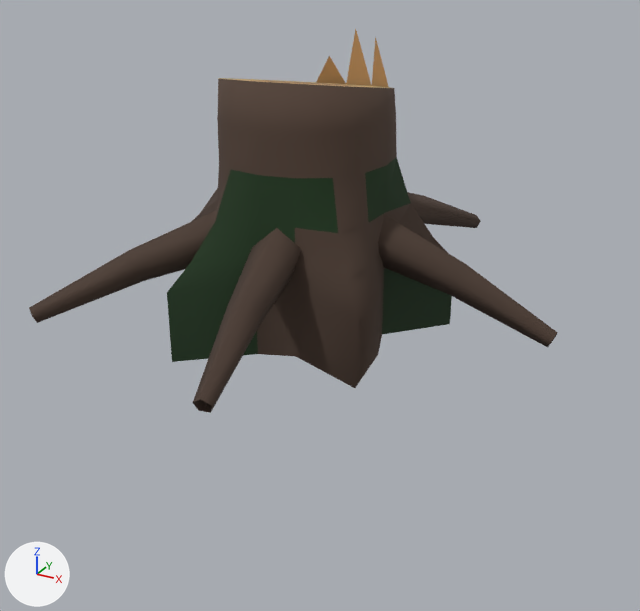
What one commit did to the glTF model assets/nature/stump.glb.
The view is the same before and after, from a 50 mm lens placed at (1.48, -2.59, 1.1), pointed at (0.05, 0.0, -0.19). Arrows for +X, +Y and +Z are at lower left; the lights stay in place. The picture after the commit comes second. Objects named as collision shapes, trigger or cutter boxes, shadow casters or lower levels of detail are left out. Vertices at exactly the same position are counted once.

Names of what the first picture shows: 'LOD0'.
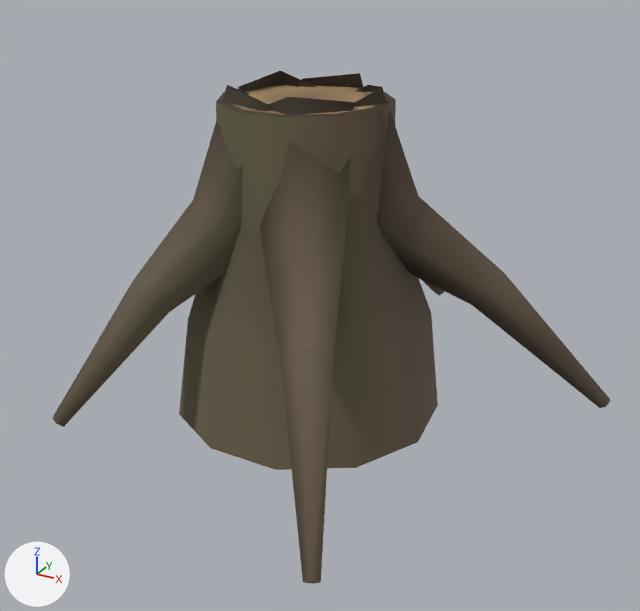
What differs and where, as boxes (x1, y1, x2, y2) in the pictures (640 x 611 px):
'LOD0', recoloured, reshaped (34% taller): before (29, 29, 558, 413); after (52, 71, 611, 584)
part 1 of me_lod0, rebuilt (9% narrower, 7% taller): before (167, 29, 452, 388); after (179, 85, 438, 470)
part 2 of me_lod0, added (brown): after (354, 85, 611, 408)
part 3 of me_lod0, added: after (294, 73, 445, 296)
part 4 of me_lod0, added: after (238, 71, 318, 92)
part 5 of me_lod0, added (brown): after (52, 85, 273, 427)
part 6 of me_lod0, added (brown): after (260, 97, 354, 584)
part 7 of me_lod0, deleted (brown): before (193, 228, 301, 413)
part 8 of me_lod0, deleted (brown): before (378, 215, 558, 347)
part 9 of me_lod0, deleted: before (29, 192, 481, 323)

Edits to the bpy script that builds the scene:
```text
Change mat_bark:
    where n0 = _N.new('ShaderNodeBsdfPrincipled'); n0.name = 'Principled BSDF'
    n0.inputs[2].default_value: 0.92 -> 0.85  # 'Roughness'
    remove n2 = _N.new('ShaderNodeMix'); n2.name = 'Mix'
    remove n2.data_type = 'RGBA'
    remove n2.blend_type = 'MULTIPLY'
    remove n2.inputs[0].default_value = 1.0  # 'Factor'
    remove n2.inputs[7].default_value = (0.434, 0.144, 0.0482, 1.0)  # 'B', brown #b06a3e
    where n3 = _N.new('ShaderNodeVertexColor'); n3.name = 'Color Attribute'
    remove _L.new(n2.outputs[2], n0.inputs[0])  # 'Result' to 'Base Color'
    remove _L.new(n3.outputs[0], n2.inputs[6])  # 'Color' to 'A'
    add _L.new(n3.outputs[0], n0.inputs[0])  # 'Color' to 'Base Color'
Change mat_wood:
    remove n2 = _N.new('ShaderNodeMix'); n2.name = 'Mix'
    remove n2.data_type = 'RGBA'
    remove n2.blend_type = 'MULTIPLY'
    remove n2.inputs[0].default_value = 1.0  # 'Factor'
    remove n2.inputs[7].default_value = (0.578, 0.352, 0.15, 1.0)  # 'B', orange #c8a06c
    where n0 = _N.new('ShaderNodeBsdfPrincipled'); n0.name = 'Principled BSDF'
    where n3 = _N.new('ShaderNodeVertexColor'); n3.name = 'Color Attribute'
    remove _L.new(n2.outputs[2], n0.inputs[0])  # 'Result' to 'Base Color'
    remove _L.new(n3.outputs[0], n2.inputs[6])  # 'Color' to 'A'
    add _L.new(n3.outputs[0], n0.inputs[0])  # 'Color' to 'Base Color'
Change me_lod0:
    used by ob_lod0; location = (0.0, 0.0, 0.0)
    remove me_lod0.from_pydata(...)  # 271 vertices, 471 faces; spans x -0.75..0.92, y -0.91..0.99, z -0.25..0.75
    remove me_lod0.materials.append(mat_moss)
    add me_lod0.from_pydata(...)  # 172 vertices, 296 faces; spans x -1.08..1.04, y -0.97..1.16, z -0.6..0.6
    me_lod0 part 1: the loose piece of 196 vertices spanning x -0.55..0.48, y -0.53..0.47, z -0.25..0.75 is rebuilt with 67 vertices and now spans x -0.49..0.49, y -0.46..0.5, z -0.6..0.55
    me_lod0 part 2: a new loose piece of 21 vertices spanning x -0.05..1.04, y -0.13..0.43, z -0.55..0.6, in mat_bark
    me_lod0 part 3: a new loose piece of 21 vertices spanning x -0.15..0.19, y -0.06..1.16, z -0.56..0.6, in mat_bark
    me_lod0 part 4: a new loose piece of 21 vertices spanning x -1.08..0.08, y -0.13..0.58, z -0.58..0.6, in mat_bark
    me_lod0 part 5: a new loose piece of 21 vertices spanning x -0.59..0.11, y -0.75..0.08, z -0.49..0.6, in mat_bark
    me_lod0 part 6: a new loose piece of 21 vertices spanning x -0.11..0.58, y -0.97..0.07, z -0.55..0.6, in mat_bark
    me_lod0 part 7: the loose piece of 15 vertices spanning x -0.03..0.21, y -0.91..-0.21, z -0.14..0.21 is deleted
    me_lod0 part 8: the loose piece of 15 vertices spanning x 0.23..0.92, y -0.09..0.08, z -0.14..0.21 is deleted
    me_lod0 part 9
    45 vertices are removed from x -0.75..0.31, y -0.7..0.99, z -0.14..0.21
    60 faces are deleted
```
